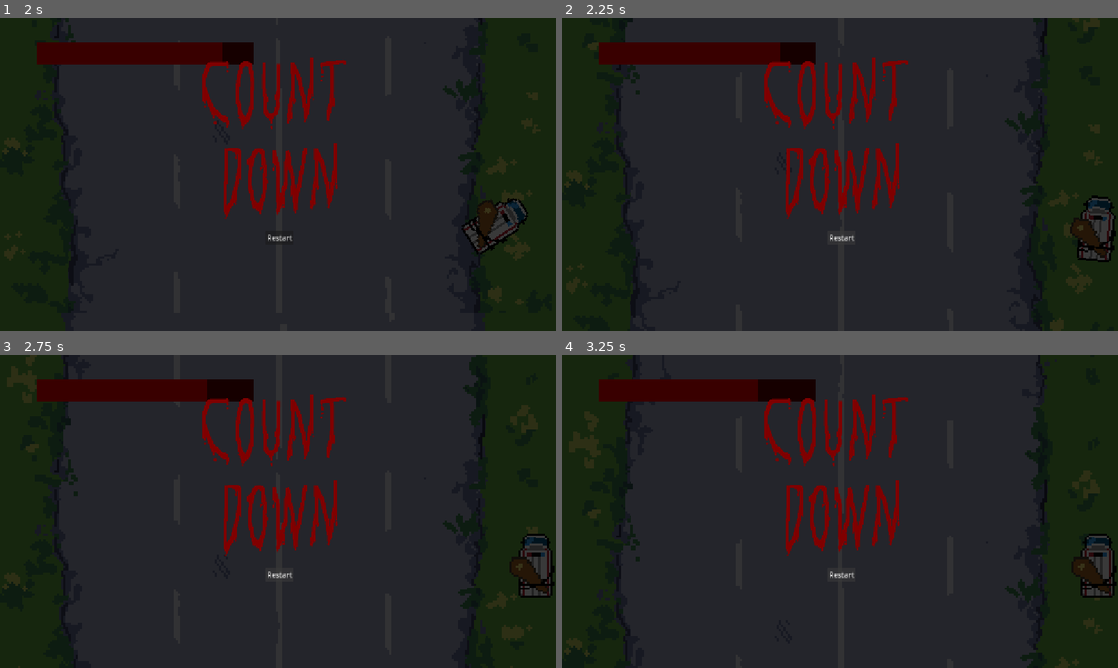
Above: before the commit, frames 1-4 (two rows, left to right).
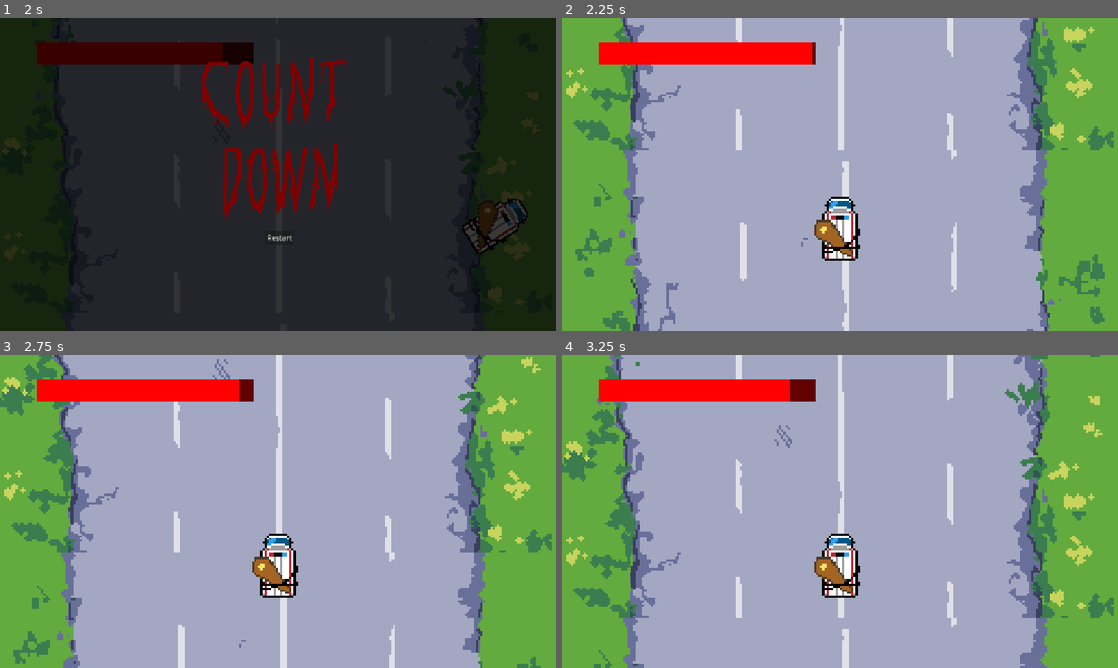
Above: after the commit, the same moments.

Repository: danielcannell/dracula-dash
Game: Godot game, scene res://scenes/title.tscn
Two runs of this game, one before a commit and one after it. Both use one fixed random seed, a clock stepped at 60 frames per second and the inputs below.
Inputs (mouse positions are in pixels of both pictures, inside the frame that each line leads up to):
- Up to frame 1 (2 s): click "Start Game" at 0.5 s; tap Enter at 1.25 s; move the mouse to (400, 158) at 1.27 s; hold Right (turn_right) from 1.28 s (still down); tap X at 1.35 s; click (400, 158) at 1.42 s
- Up to frame 2 (2.25 s): release Right (turn_right) at 2 s; click "Restart" at 2 s
- Up to frame 3 (2.75 s): no input
- Up to frame 4 (3.25 s): click (840, 574) at 2.75 s, where only the run before the commit has a clickable "Restart"

Frame 1 is identical in both runs. In frame 2, 100% of the frame differs, in the area x 0-100%, y 0-100%; in frame 3, 100%; in frame 4, 100%.

Commit message:
death: add restart logic

Diff:
--- a/scenes/death.tscn
+++ b/scenes/death.tscn
@@ -37,3 +37,5 @@
 [node name="Count" type="Sprite2D" parent="ColorRect" unique_id=612865006]
 position = Vector2(631, 175)
 texture = ExtResource("3_q1r8t")
+
+[connection signal="pressed" from="ColorRect/Restart" to="." method="_on_restart"]
--- a/scripts/death.gd
+++ b/scripts/death.gd
@@ -7,3 +7,8 @@
 
 func _show():
 	visible = true
+
+
+func _on_restart():
+	visible = false
+	get_tree().reload_current_scene()
